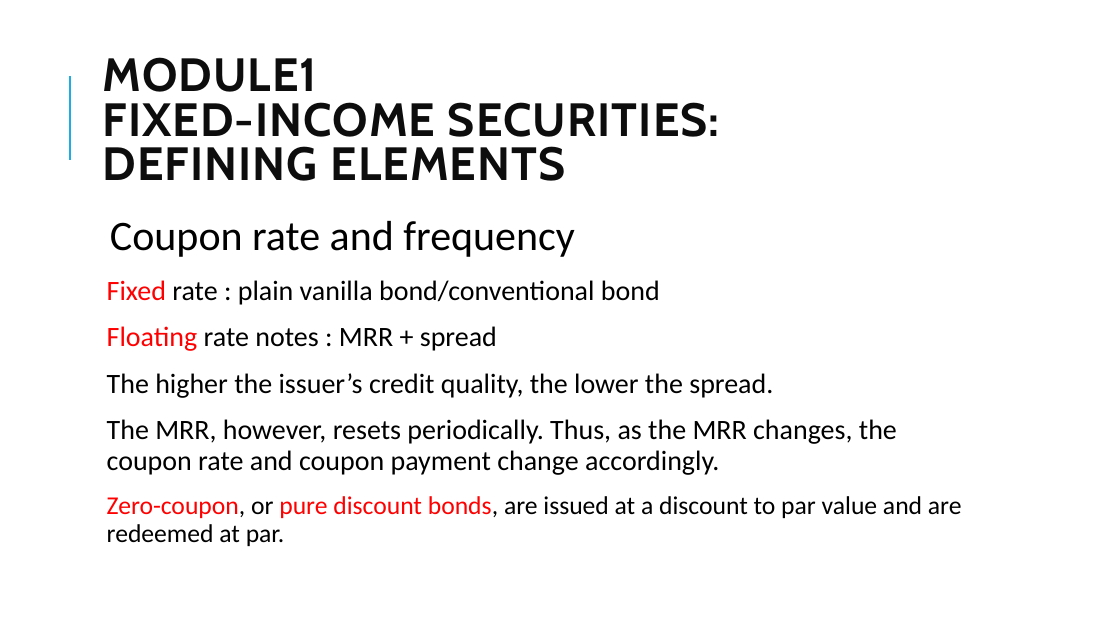
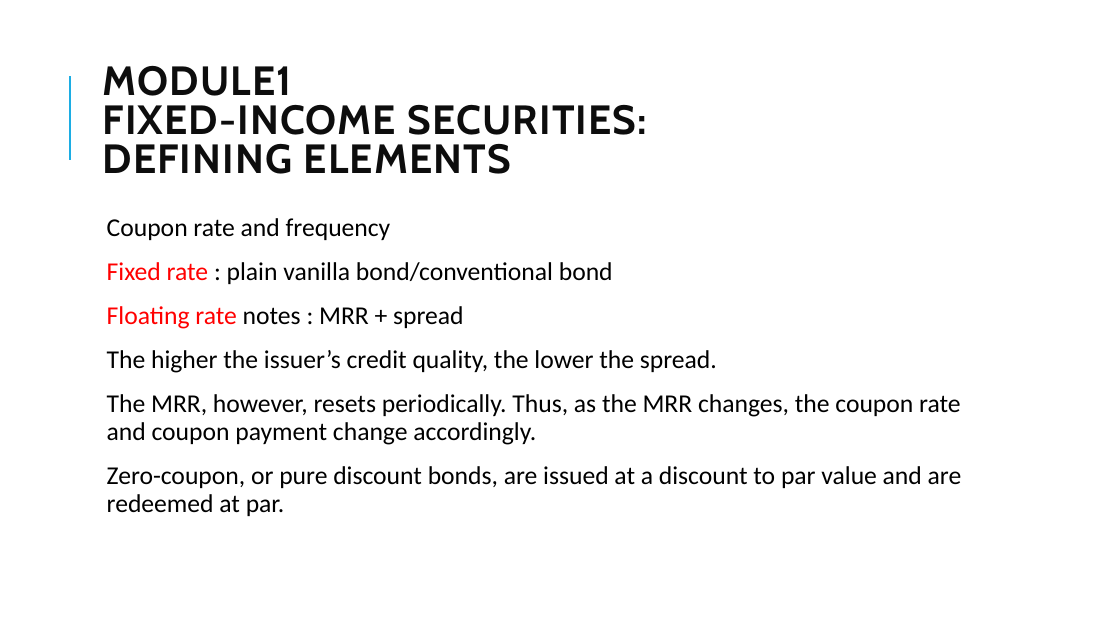
Before and after one commit to Isco0530/data, a slide deck: slide 7 of Fixed Income.pptx. Drawn at 1120x630 pixels with LibreOffice and Linux fonts; fonts in the diff are those of the drawing; background and template pictures are left out. Boxes give left, top, right and bottom in pixels: in the first picture for what was removed or moved away, otherwise in the second. Text is boxed around its words. In the diff, an @@ line names an element or a change of style, - is before the commit and + after.

```diff
--- a/Fixed Income.pptx
+++ b/Fixed Income.pptx
@@ title "MODULE1 FIXED-INCOME SECURITIES: DEFINING ELEMENTS" at bbox=[102, 66, 647, 174]: size 40 to 35 pt @@
@@ text "Coupon rate and frequency" at bbox=[107, 218, 962, 516]: size 36 to 22 pt in "Coupon rate and frequency"; size 24 to 22 pt in "Fixed rate : plain vanilla bond/conventional bond", "Floating rate notes : MRR + spread", "The higher the issuer’s credit quality, the ...", "The MRR, however, resets periodically. Thus, as ..."; text colour #000000 to #FF0000 in "rate", "rate"; text colour #FF0000 to #000000 in "Zero-coupon, pure discount bonds," @@
```
Also in this commit, not shown: 7 other slides changed, 2 slides added, 1 other file.
